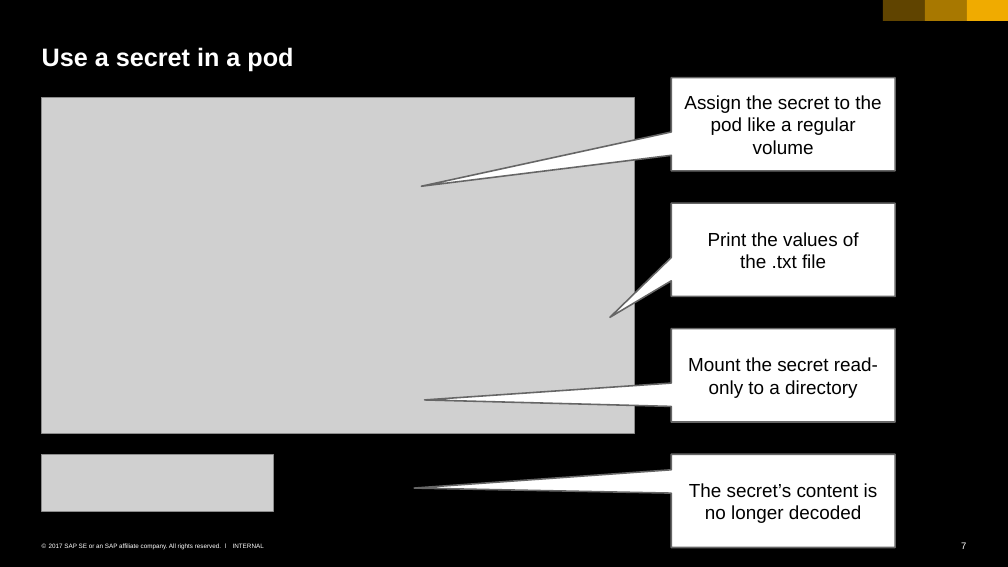
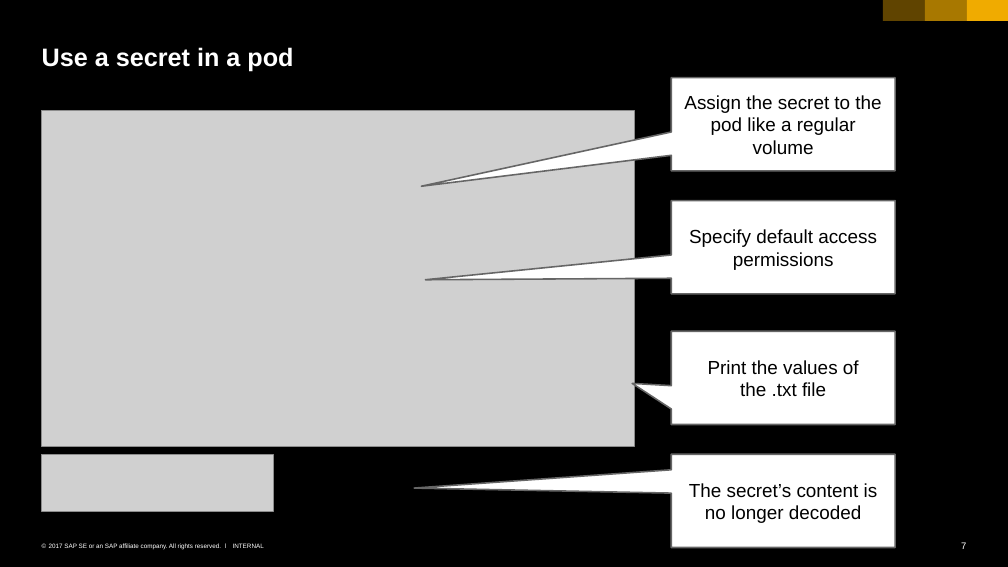
Before and after one commit to cuijiyao01/docker-k8s-training, a slide deck: slide 7 of kubernetes/07_configmap_secrets.pptx. Drawn at 1008x567 pixels with LibreOffice and Linux fonts; fonts in the diff are those of the drawing; grey boxes stand for pictures. Boxes give left, top, right and bottom in pixels: in the first picture for what was removed or moved away, otherwise in the second. Text is boxed around its words. In the diff, an @@ line names an element or a change of style, - is before the commit and + after.

Commit message:
include file permissions in demo & ppt

```diff
--- a/kubernetes/07_configmap_secrets.pptx
+++ b/kubernetes/07_configmap_secrets.pptx
@@ picture: place and size @@
-picture at [42, 97, 634, 433]
+picture at [42, 110, 634, 447]
@@ speech box added at [671, 200, 895, 293], fill #FFFFFF, outline #666666 1.5 pt, 18 pt, text #000000 @@
+Specify default access permissions
@@ speech box removed at [671, 329, 895, 422] @@
-Mount the secret read-only to a directory
@@ speech box "Print the values of the ...": place and size @@
-speech box "Print the values of the ..." at [671, 203, 895, 296]
+speech box "Print the values of the ..." at [671, 331, 895, 424]
@@ speech box "Print the values of the ..." at [671, 331, 895, 424]: proportions changed @@
```
Also in this commit, not shown: 1 other file.
